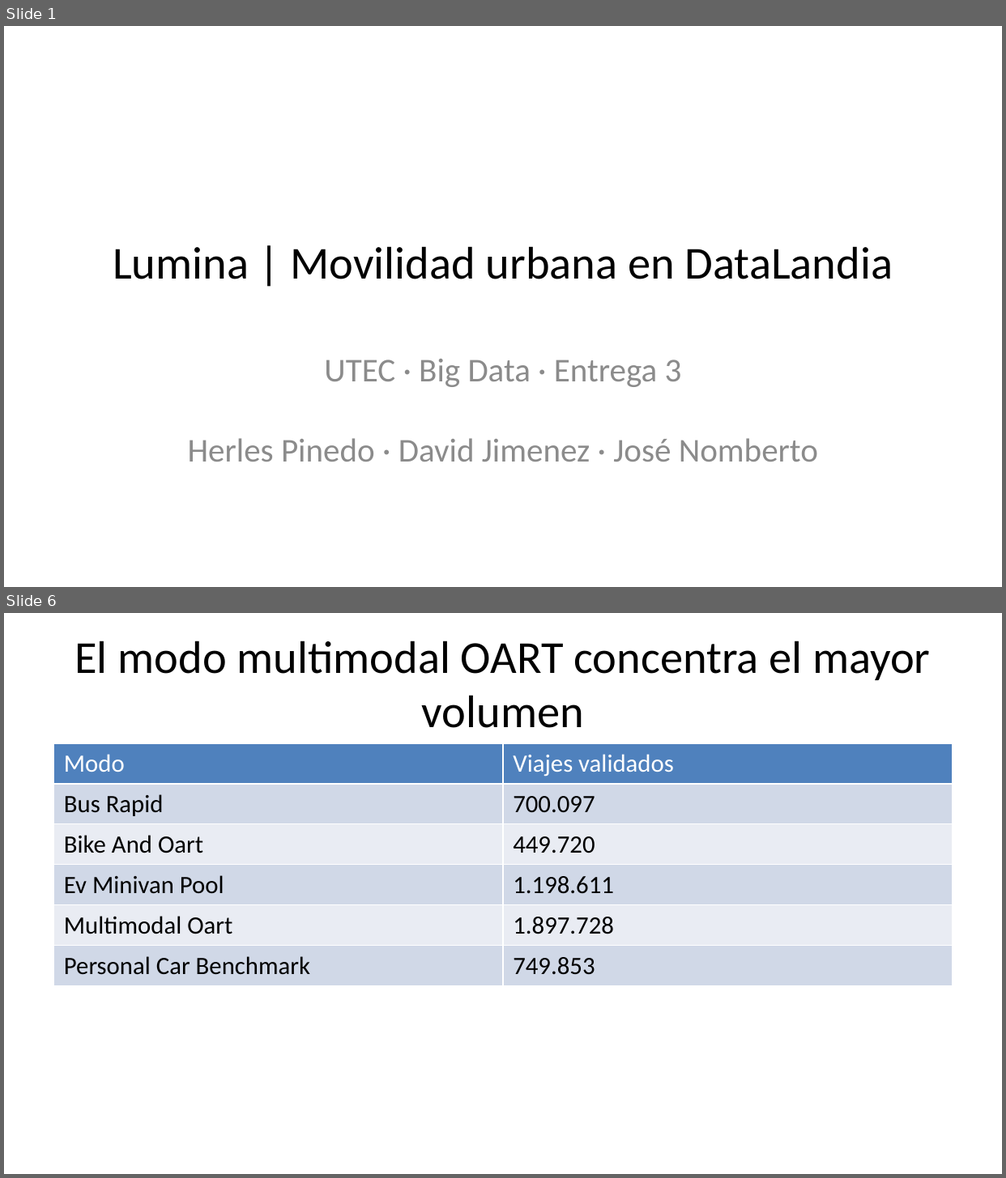
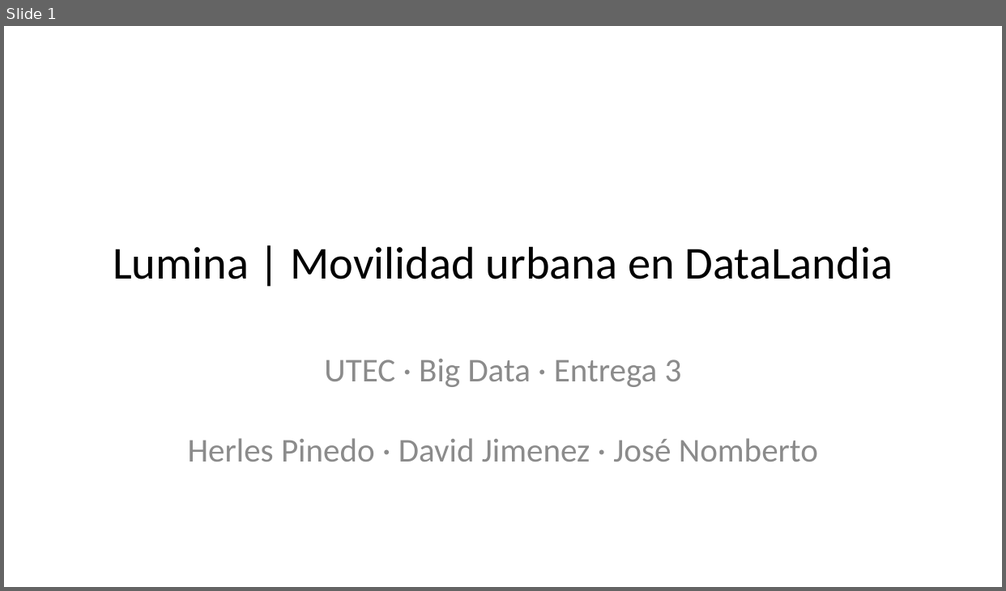
Before and after one commit to AlejandroPinedo/datalandia-lumina-smart-mobility-gcp, a slide deck: P3/entrega/Lumina-P3.pptx. Shown one above the other, each under a label of ours: slides 1 and 6 before the commit, slide 1 after it; the slides between them are not shown. The pictures are 1006x1178 and 1006x591 pixels, drawn with LibreOffice and Linux fonts; fonts in the diff are those of the drawing. Boxes give left, top, right and bottom in pixels: in the first picture for what was removed or moved away, otherwise in the second. Text is boxed around its words. In the diff, an @@ line names an element or a change of style, - is before the commit and + after.

```diff
--- a/P3/entrega/Lumina-P3.pptx
+++ b/P3/entrega/Lumina-P3.pptx
@@ slide 6 removed at (4,613,1002,1174), background #FFFFFF @@
@@ title removed at (74,641,930,728) @@
-El modo multimodal OART concentra el mayor volumen
@@ table removed at (54,743,952,1114), 6 rows, 2 columns @@
-Modo | Viajes validados
-Bus Rapid | 700.097
-Bike And Oart | 449.720
-Ev Minivan Pool | 1.198.611
-Multimodal Oart | 1.897.728
-Personal Car Benchmark | 749.853
```
Also in this commit, not shown: 5 slides changed, 7 slides added, 6 other slides removed, 2 other files.
